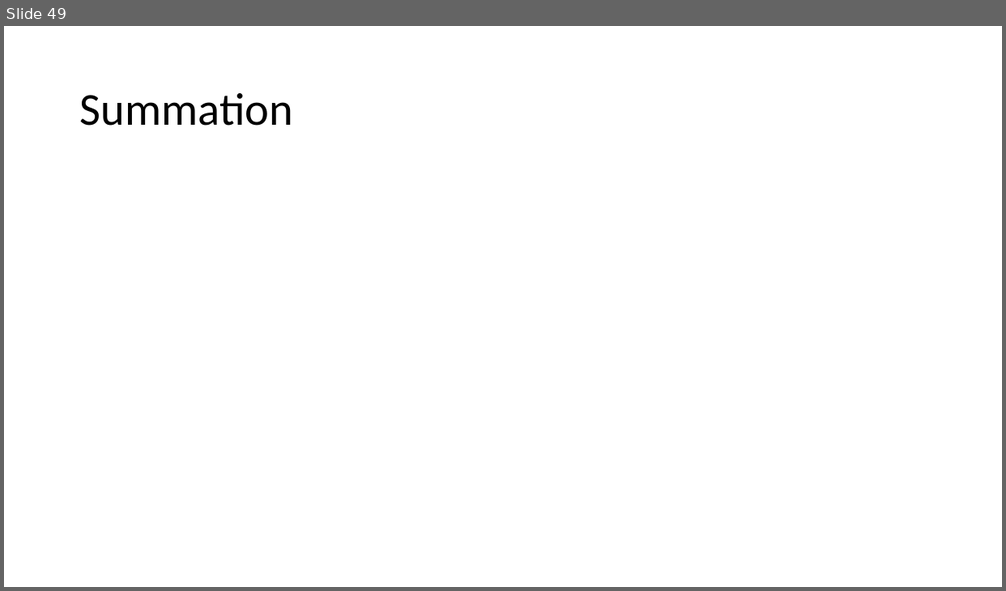
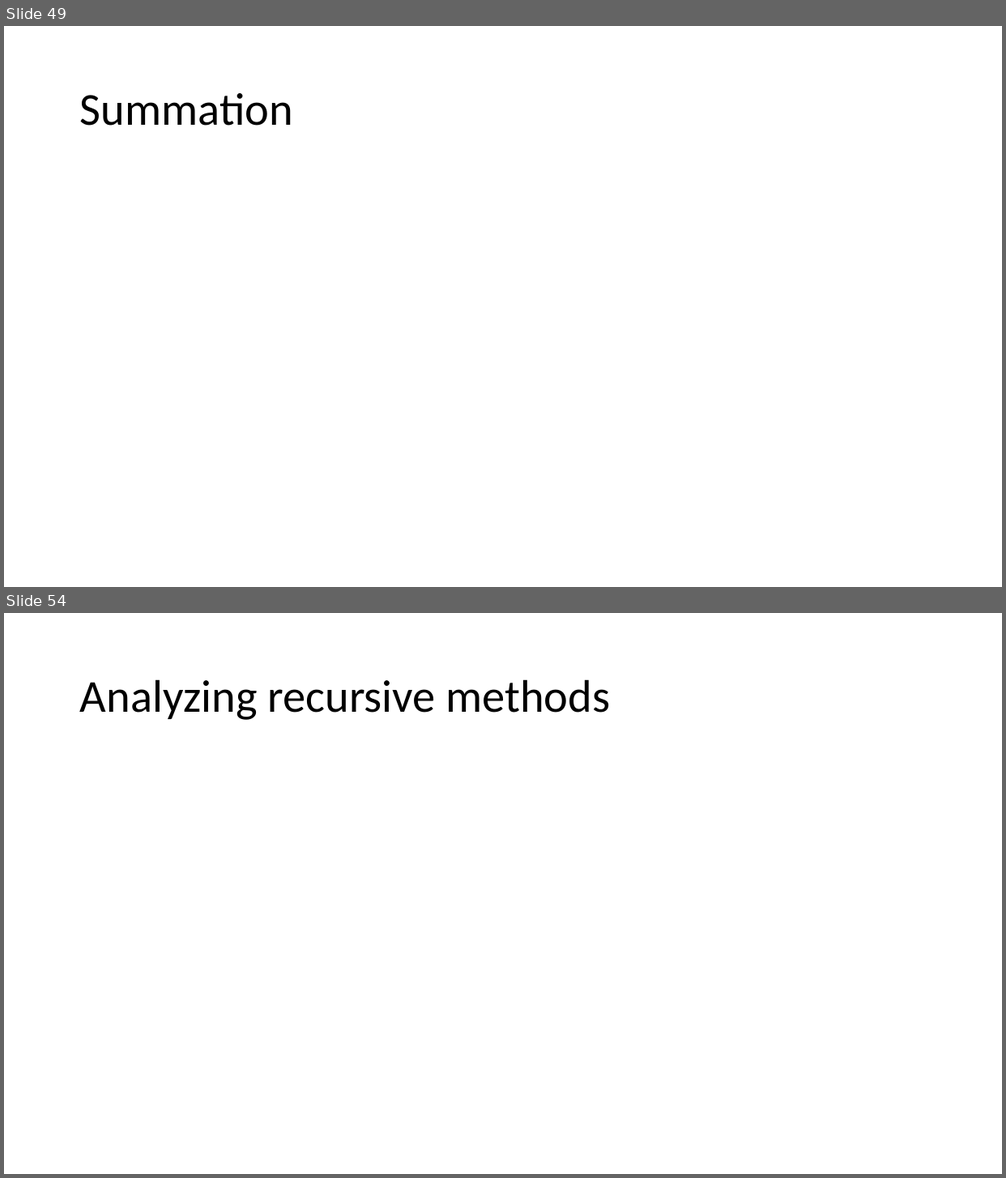
Before and after one commit to skalakm/232, a slide deck: notes.pptx. Shown one above the other, each under a label of ours: slide 49 before the commit, slides 49 and 54 after it; the slides between them are not shown. The pictures are 1006x591 and 1006x1178 pixels, drawn with LibreOffice and Linux fonts; fonts in the diff are those of the drawing; grey boxes stand for pictures. Boxes give left, top, right and bottom in pixels: in the first picture for what was removed or moved away, otherwise in the second. Text is boxed around its words. In the diff, an @@ line names an element or a change of style, - is before the commit and + after.

```diff
--- a/notes.pptx
+++ b/notes.pptx
@@ slide 54 added at [4, 613, 1002, 1174], background #FFFFFF @@
@@ title added at [80, 679, 611, 720], 44 pt, text #000000 @@
+Analyzing recursive methods
```
Also in this commit, not shown: 1 slide changed, 3 other slides added, 1 other file.
